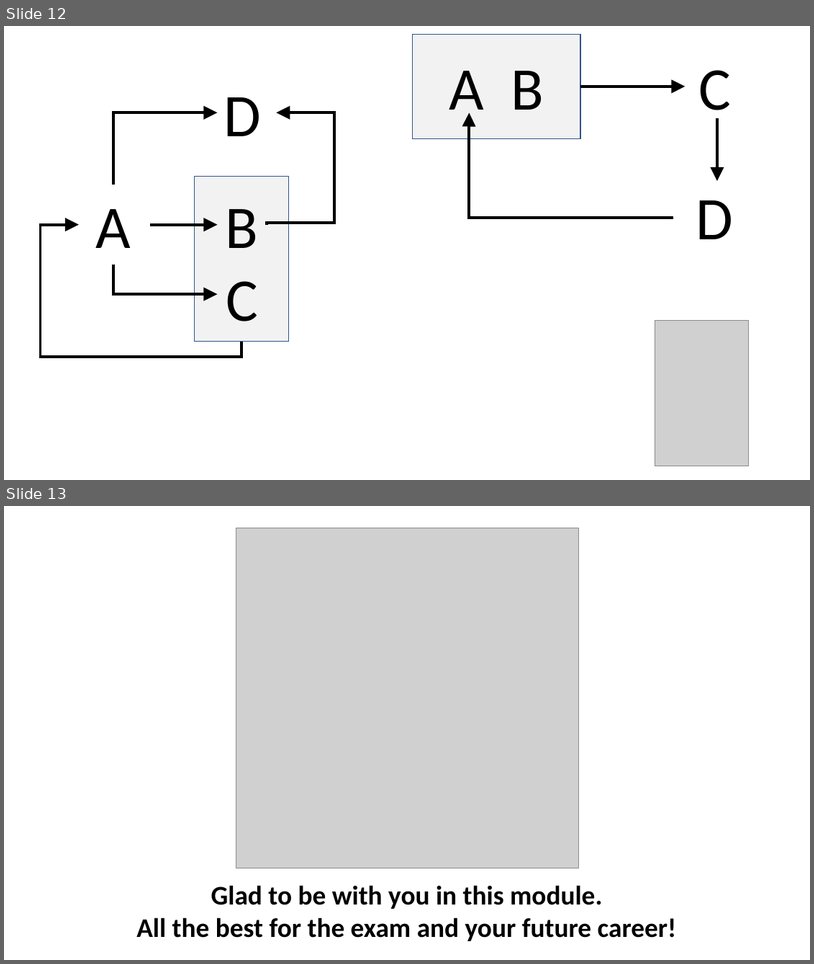
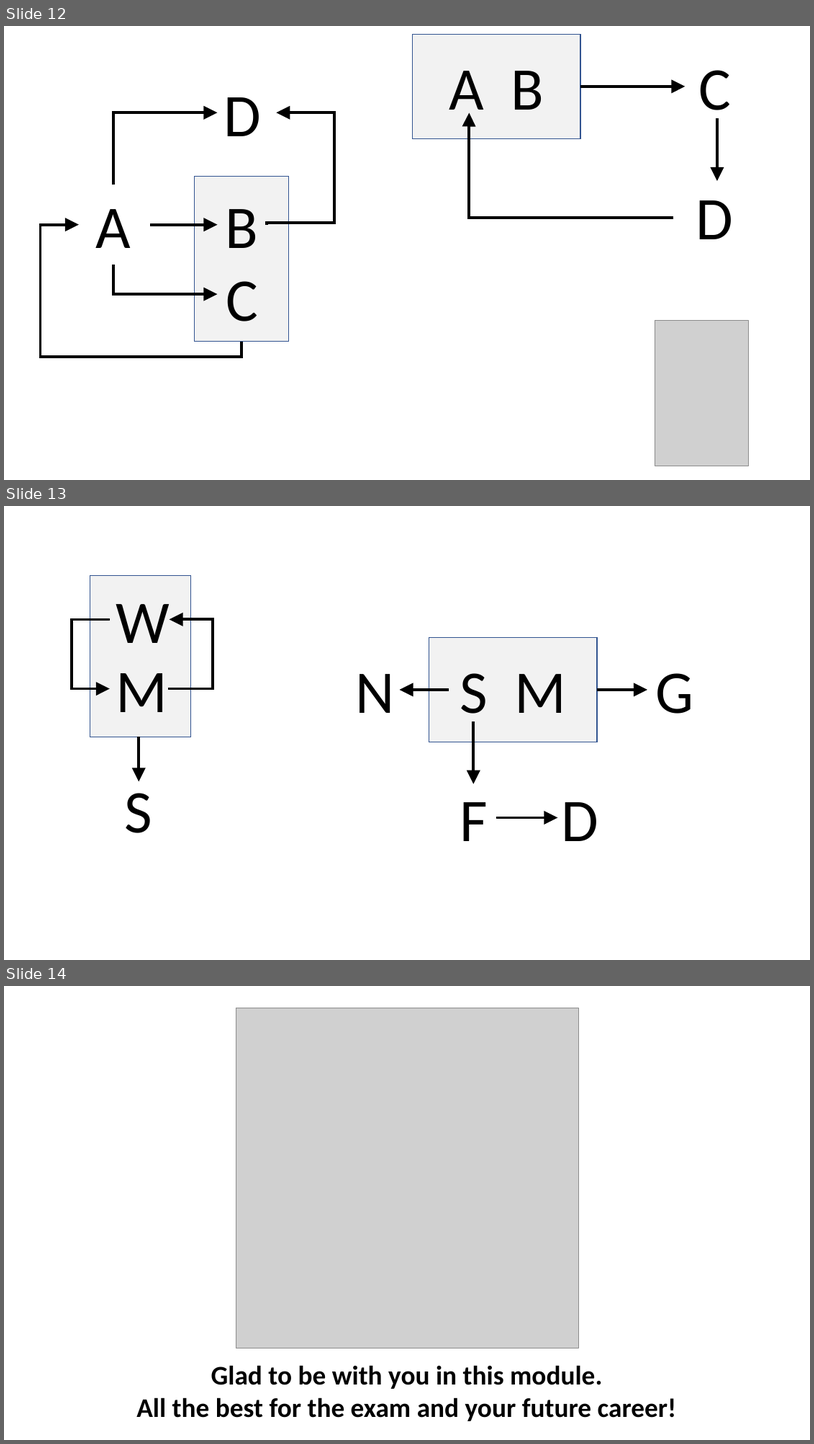
Before and after one commit to mark-h-meng/BT5110-tutorials, a slide deck: src/t5/images/t5.pptx. Shown one above the other, each under a label of ours: slides 12 and 13 before the commit, slides 12, 13 and 14 after it. The pictures are 814x964 and 814x1444 pixels, drawn with LibreOffice and Linux fonts; fonts in the diff are those of the drawing; grey boxes stand for pictures. Boxes give left, top, right and bottom in pixels: in the first picture for what was removed or moved away, otherwise in the second. Text is boxed around its words. In the diff, an @@ line names an element or a change of style, - is before the commit and + after.

```diff
--- a/src/t5/images/t5.pptx
+++ b/src/t5/images/t5.pptx
@@ slide 13 added at <box>4,506,810,960</box>, background #FFFFFF @@
@@ group added at <box>69,575,214,833</box>: 3 texts, 2 elbow arrows, 1 rectangle, 1 arrow @@
+W
+S
+M
@@ group added at <box>356,637,694,841</box>: 5 texts, 4 arrows, 1 rectangle @@
+S M
+G
+D
+N
+F
@@ what was slide 13 is now slide 14 @@
```
Also in this commit, not shown: 1 slide changed, 8 other files.
